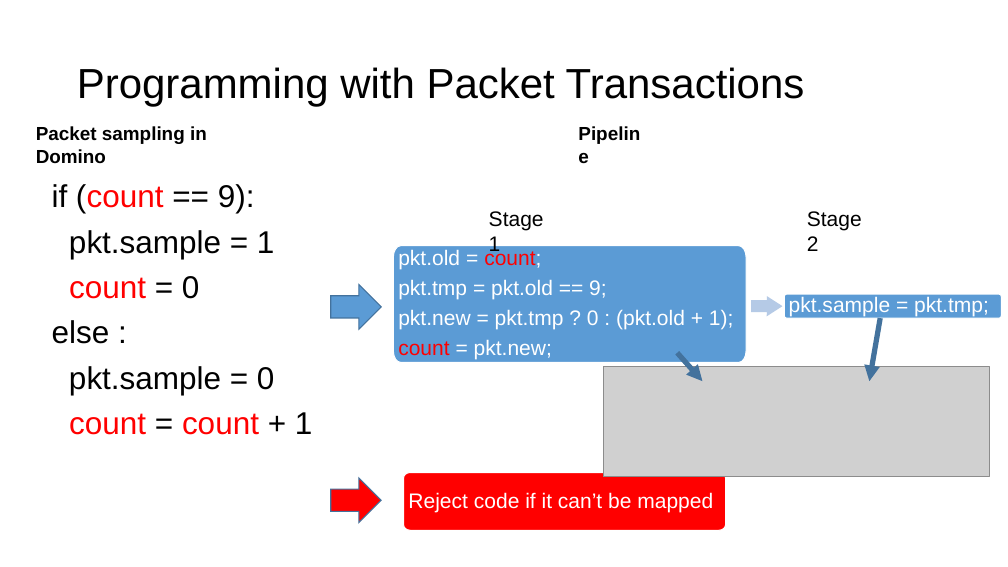
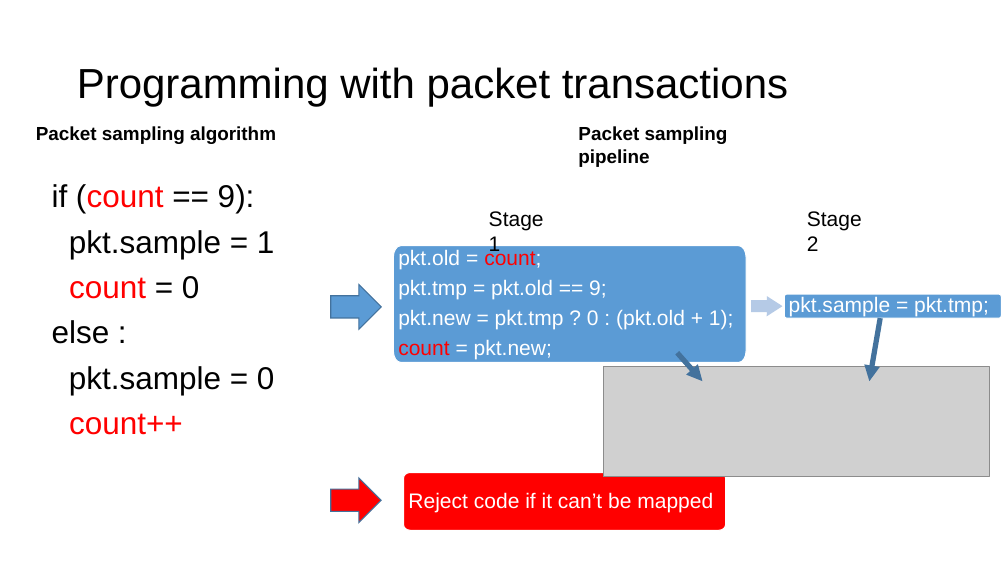
Before and after one commit to anirudhSK/pifo-domino-marple-ppts, a slide deck: slide 18 of domino_pifo.pptx (slide 19 before the commit). Drawn at 1008x567 pixels with LibreOffice and Linux fonts; fonts in the diff are those of the drawing; grey boxes stand for pictures. Boxes give left, top, right and bottom in pixels: in the first picture for what was removed or moved away, otherwise in the second. Text is boxed around its words. In the diff, an @@ line names an element or a change of style, - is before the commit and + after.

```diff
--- a/domino_pifo.pptx
+++ b/domino_pifo.pptx
@@ title at <box>77,67,788,107</box>: text changed @@
-Programming with Packet Transactions
+Programming with packet transactions
@@ text at <box>36,126,276,144</box>: text changed @@
-Packet sampling in Domino
+Packet sampling algorithm
@@ text at <box>578,126,728,167</box>: text changed @@
-Pipeline
+Packet sampling pipeline
@@ text at <box>69,413,183,435</box>: text changed @@
-count = count + 1
+count++
```
Also in this commit, not shown: 54 other slides changed, 2 slides added, 1 slide removed.
